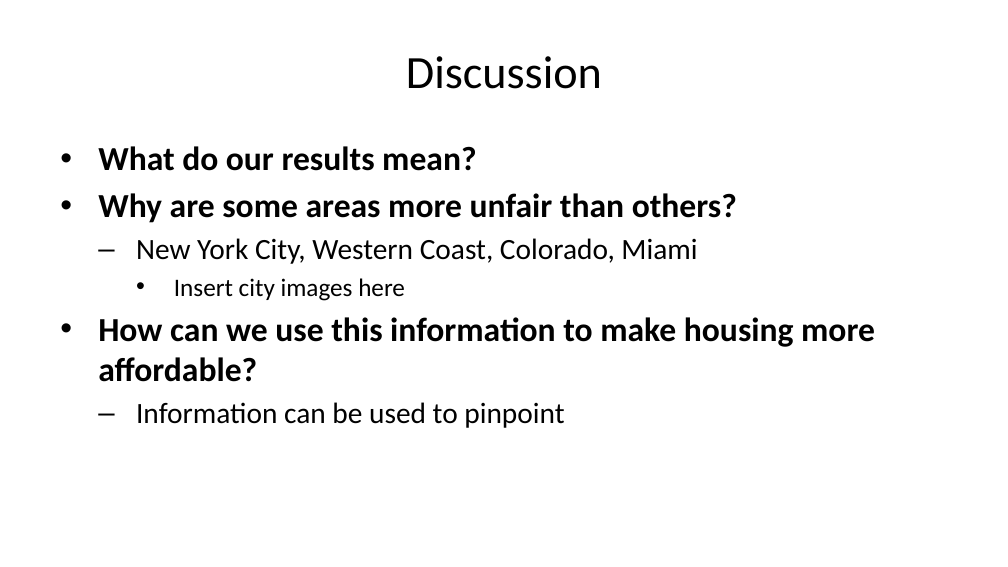
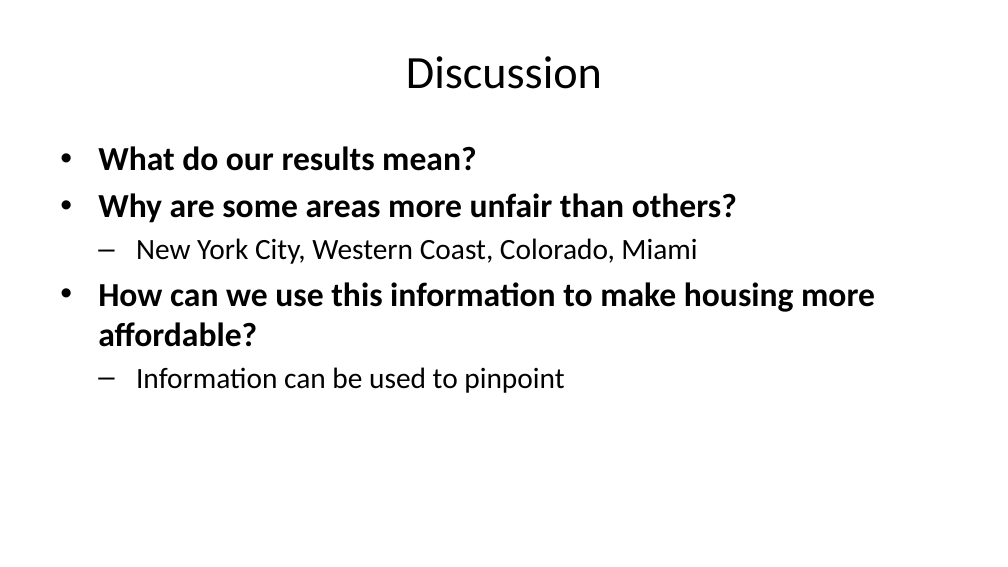
Before and after one commit to dylpickle123780/STAT489_Research_Project, a slide deck: slide 7 of presentation/final-presentation.pptx. Drawn at 1008x567 pixels with LibreOffice and Linux fonts; fonts in the diff are those of the drawing. Boxes give left, top, right and bottom in pixels: in the first picture for what was removed or moved away, otherwise in the second. Text is boxed around its words. In the diff, an @@ line names an element or a change of style, - is before the commit and + after.

```diff
--- a/presentation/final-presentation.pptx
+++ b/presentation/final-presentation.pptx
@@ text at box(174, 278, 405, 301): paragraph removed @@
-    • Insert city images here
```
Also in this commit, not shown: 1 other slide changed, 1 slide added, 1 slide removed, 1 other file.
